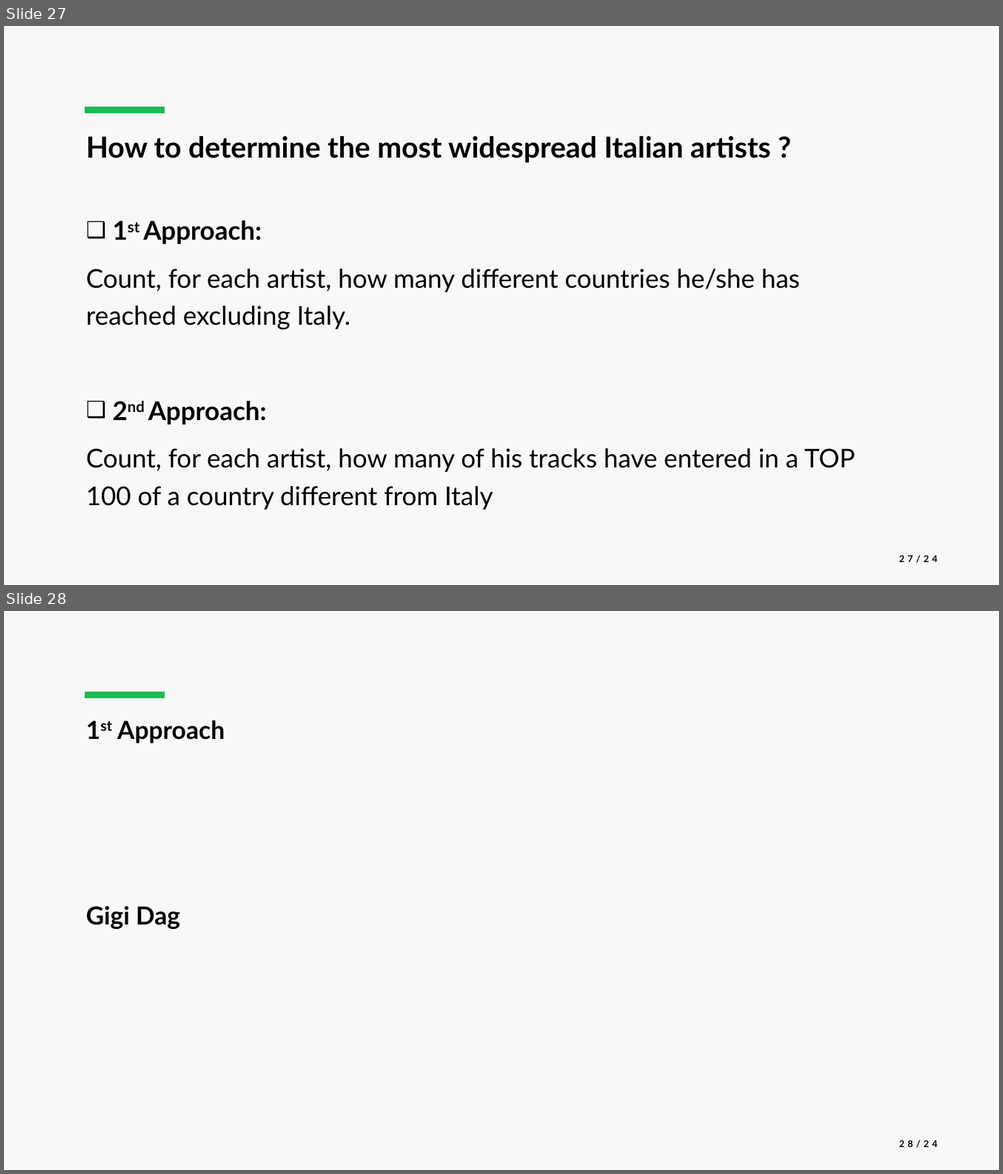
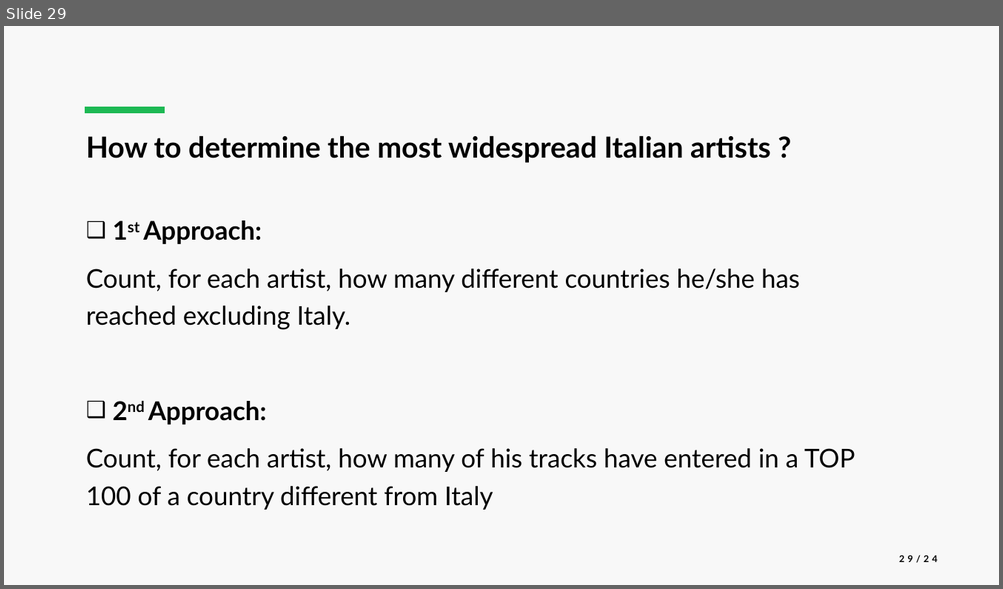
Before and after one commit to luca-martinelli-09/spotify-pg, a slide deck: slides/Spotify_Presentation.pptx. Shown one above the other, each under a label of ours: slides 27 and 28 before the commit, slide 29 after it. The pictures are 1003x1174 and 1003x589 pixels, drawn with LibreOffice and Linux fonts; fonts in the diff are those of the drawing. Boxes give left, top, right and bottom in pixels: in the first picture for what was removed or moved away, otherwise in the second. Text is boxed around its words. In the diff, an @@ line names an element or a change of style, - is before the commit and + after.

```diff
--- a/slides/Spotify_Presentation.pptx
+++ b/slides/Spotify_Presentation.pptx
@@ slide 28 removed at [4,611,999,1170], background #F8F8F8; not listed: 1 template element that a slide beside it also shows @@
@@ text removed at [117,721,225,743] @@
-1st Approach
@@ text removed at [86,906,180,929] @@
-Gigi Dag
@@ page number removed at [899,1140,937,1148] @@
-28/24
@@ what was slide 27 is now slide 29 @@
@@ page number at [899,555,937,563]: text changed @@
-27/24
+29/24
```
Also in this commit, not shown: 5 slides changed, 3 slides added, 1 other slide removed, 1 other file.
